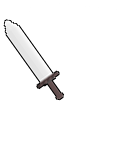
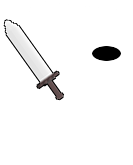
Layers edited between the first and the second 133×165 image:
painted on "Background" over [92, 46, 121, 61]
